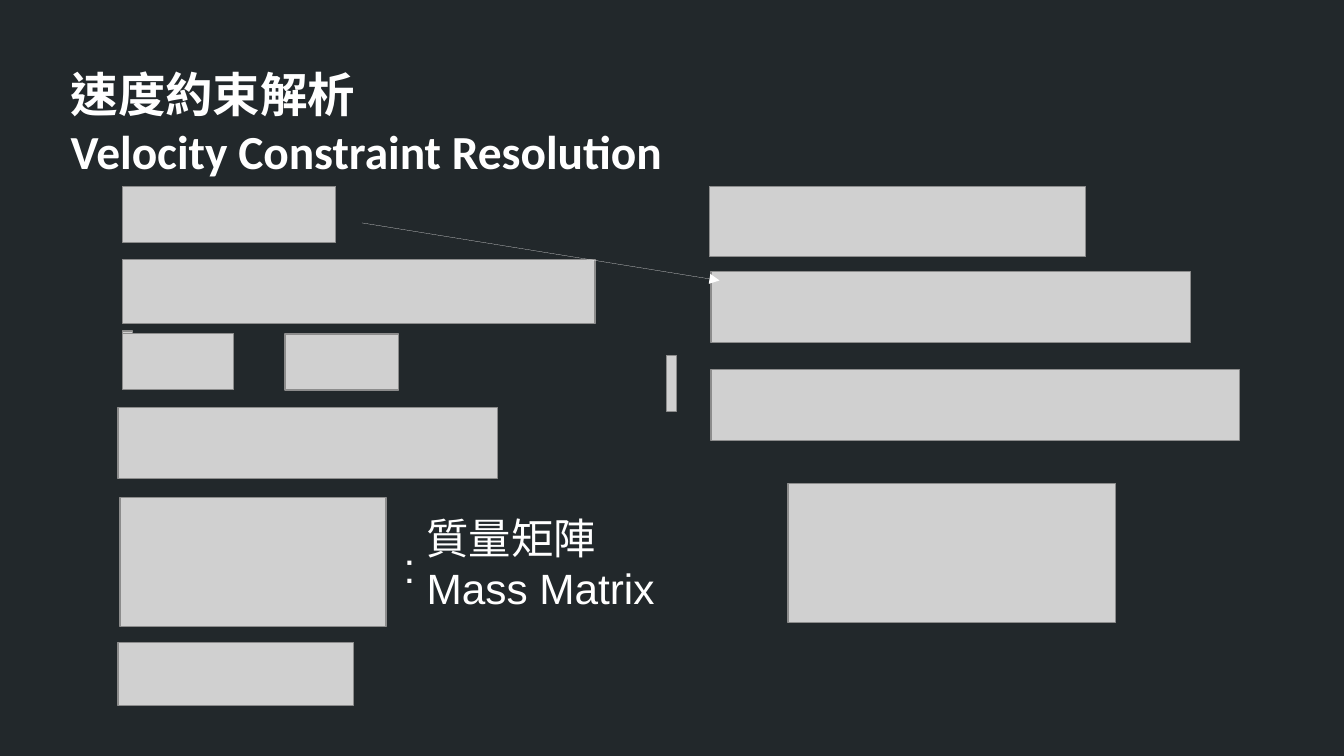
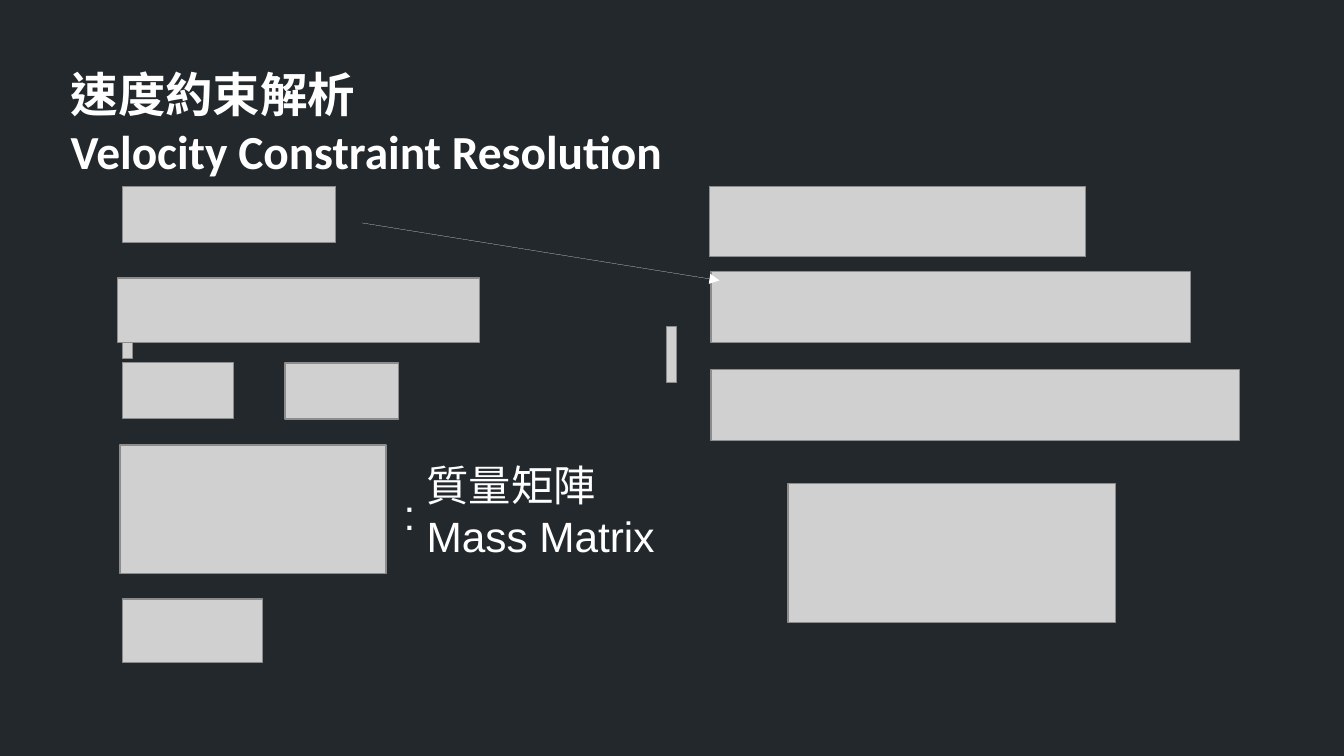
Before and after one commit to TheAllenChou/unity-physics-constraints, a slide deck: slide 11 of slides/01 - Constraint Basics (Chinese).odp. Drawn at 1344x756 pixels with LibreOffice and Linux fonts; fonts in the diff are those of the drawing; grey boxes stand for pictures. Boxes give left, top, right and bottom in pixels: in the first picture for what was removed or moved away, otherwise in the second. Text is boxed around its words. In the diff, an @@ line names an element or a change of style, - is before the commit and + after.

Commit message:
Slides.

```diff
--- a/slides/01 - Constraint Basics (Chinese).odp
+++ b/slides/01 - Constraint Basics (Chinese).odp
@@ picture: place and size @@
-picture at [123,260,595,323]
+picture at [118,278,481,343]
@@ picture: place and size @@
-picture at [123,332,133,388]
+picture at [123,302,133,359]
@@ picture: place and size @@
-picture at [667,355,677,411]
+picture at [667,327,677,383]
@@ picture: place and size @@
-picture at [123,334,234,390]
+picture at [123,362,234,418]
@@ picture: place and size @@
-picture at [285,334,399,390]
+picture at [285,363,399,420]
@@ picture removed at [118,407,498,478] @@
@@ 2 texts, 1 picture: place and size @@
-2 texts, 1 picture at [121,498,654,626]
+2 texts, 1 picture at [121,445,654,573]
@@ picture: place and size @@
-picture at [118,643,354,706]
+picture at [123,599,262,662]
```
